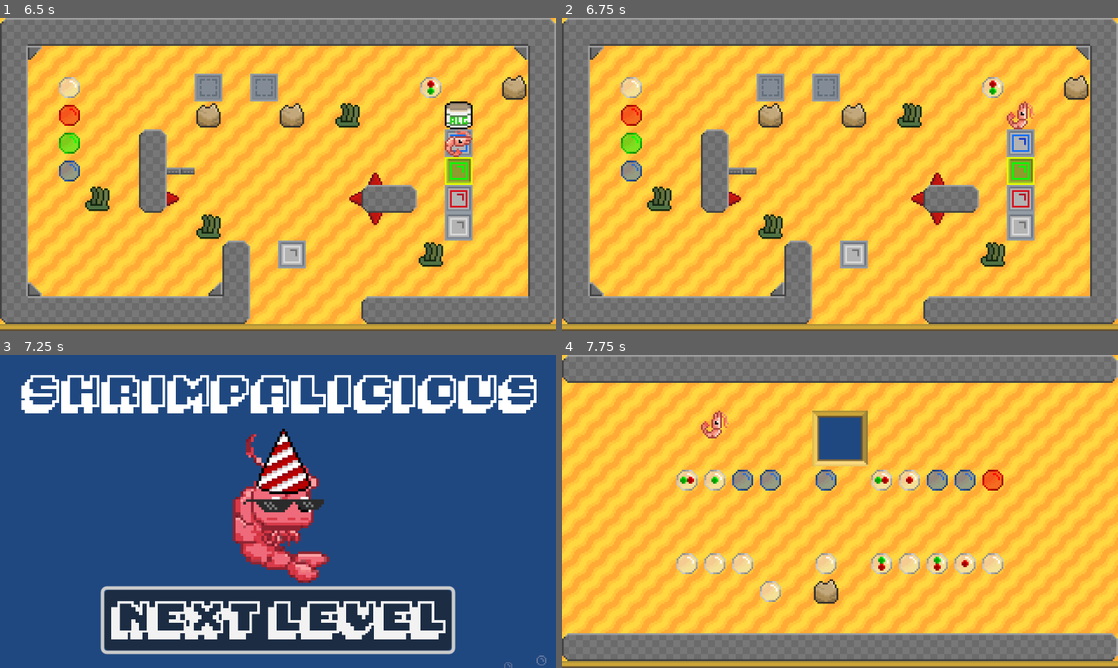
Above: before the commit, frames 1-4 (two rows, left to right).
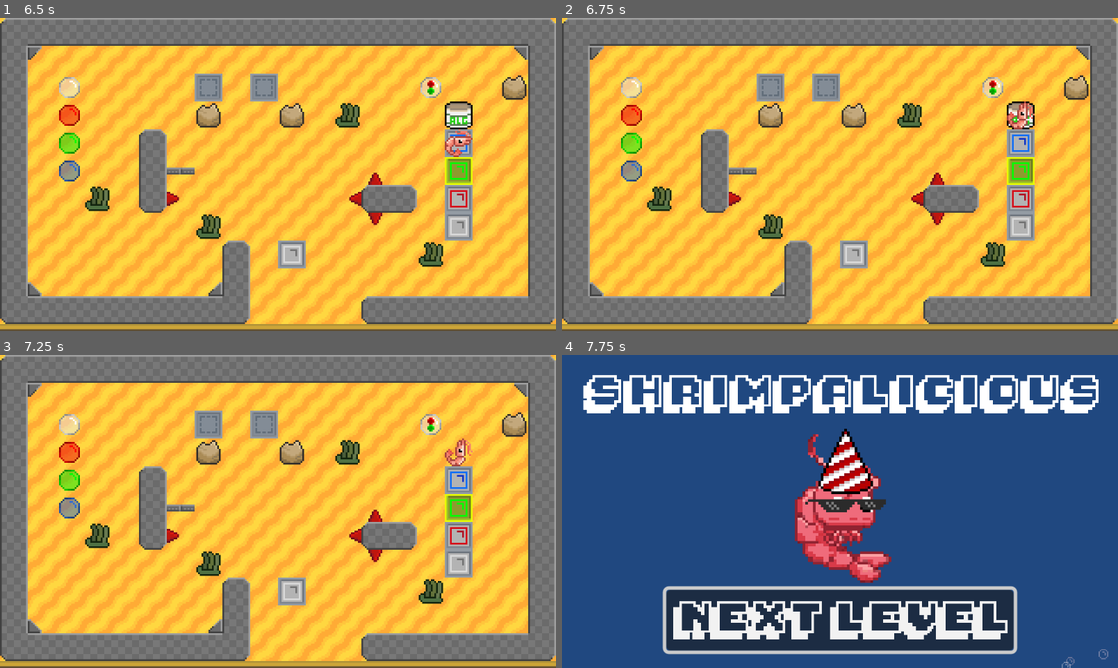
Above: after the commit, the same moments.

Repository: tripodsan/ggj-2025-bubbles
Game: Godot game, scene res://main.tscn
The game is run twice, just before and just after one commit, with the same random seed, the same clock (stepped at 60 frames per second) and the same inputs.
Inputs (mouse positions are in pixels of both pictures, inside the frame that each line leads up to):
- Up to frame 1 (6.5 s): click "PLAY" at 0.5 s; click "0" at 1.25 s; tap Enter at 2 s; hold Space (shoot) 2.03-2.78 s; hold Up (move_up) 2.03-3.53 s; tap Tab (wait) at 2.3, 2.85, 3.8, 4.35, 5.3, 5.85 s; tap R (restart) every 0.75 s from 2.75 to 5.75 s; tap Space (shoot) at 3.05, 4.55, 6.05 s; hold Space (shoot) 3.53-4.28 s; hold A (move_left) 3.53-5.03 s; hold S (move_down) 5.03-5.78 s; hold Space (shoot) 5.03-5.78 s; hold Right (move_right) from 5.78 s (still down)
- Up to frame 2 (6.75 s): release Right (move_right) at 6.53 s; hold Up (move_up) from 6.53 s (still down); hold Space (shoot) from 6.53 s (still down)
- Up to frame 3 (7.25 s): keep holding Up (move_up); keep holding Space (shoot); tap Tab (wait) at 6.8 s
- Up to frame 4 (7.75 s): release Up (move_up) at 7.25 s; release Space (shoot) at 7.25 s; click (840, 621) at 7.25 s, where only the run before the commit has a clickable "NEXT LEVEL"

Frame 1 is identical in both runs. In frame 2, 0.2% of the frame differs, in the area x 80-85%, y 26-36%; in frame 3, 100%, in the area x 0-100%, y 0-100%; in frame 4, 99%.

Commit message:
add automatic movemebnt

Diff:
--- a/scripts/player.gd
+++ b/scripts/player.gd
@@ -35,6 +35,25 @@
 
 func reset():
   bubble = null
+
+## tries if the player can immediately move to the new location, speeding
+## up the gameplay
+func try_move(world:World, dir:int)->bool:
+  if state != State.IDLE:
+    return false
+  if next_bubble:
+    return false
+  next_pos = pos + Global.DIRS[dir]
+  var bt:BlockType = is_blocked(world, next_pos)
+  if bt:
+    return false
+  var cells:Array[Cell] = world.get_next_cells(next_pos, self)
+  if cells.size() > 0:
+    return false
+  next_state = State.MOVING
+  next_dir = dir
+  apply_tick(world)
+  return true
 
 func can_merge(other:Cell)->Cell:
   var b:Bubble = other as Bubble
--- a/scripts/world.gd
+++ b/scripts/world.gd
@@ -18,6 +18,8 @@
 var time:float = 0
 
 var ticks:int = 0
+
+var tick_pending:bool = false
 
 var corner_matrix = [
   [1, 1, 2, 2],
@@ -29,7 +31,7 @@
 var current_level_scn:PackedScene
 
 func _ready():
-  pass
+  tick_pending = false
   #init_level()
 
 func _unhandled_input(event:InputEvent)->void:
@@ -44,16 +46,21 @@
   if event.is_action_pressed('shoot'):
     player_shoot()
   if event.is_action_pressed('wait'):
-    tick()
+    force_tick()
+
+func force_tick():
+  pass
+  #tick()
 
 func player_move(dir:int):
-  player.input_dir = dir
-  tick()
+  if not player.try_move(self, dir):
+    player.input_dir = dir
+    force_tick()
 
 func player_shoot():
   if player.can_shoot(self):
     player.input_shoot = true
-    tick()
+    force_tick()
 
 func load_level(nr:int, scn:PackedScene):
   current_level_scn = scn
@@ -71,7 +78,7 @@
   time += delta
   if time < Global.tick_speed: return
   time -= Global.tick_speed
-  #tick()
+  tick()
 
 func tick():
   ticks += 1
